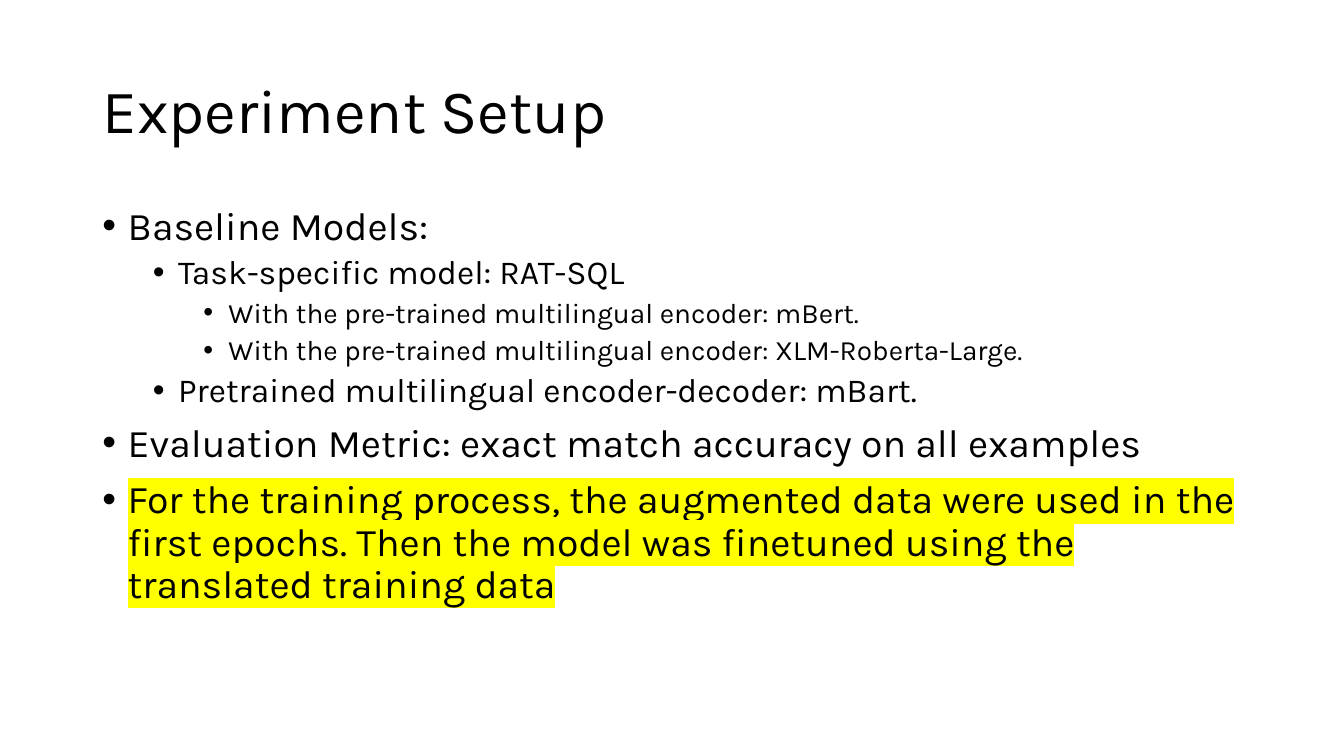
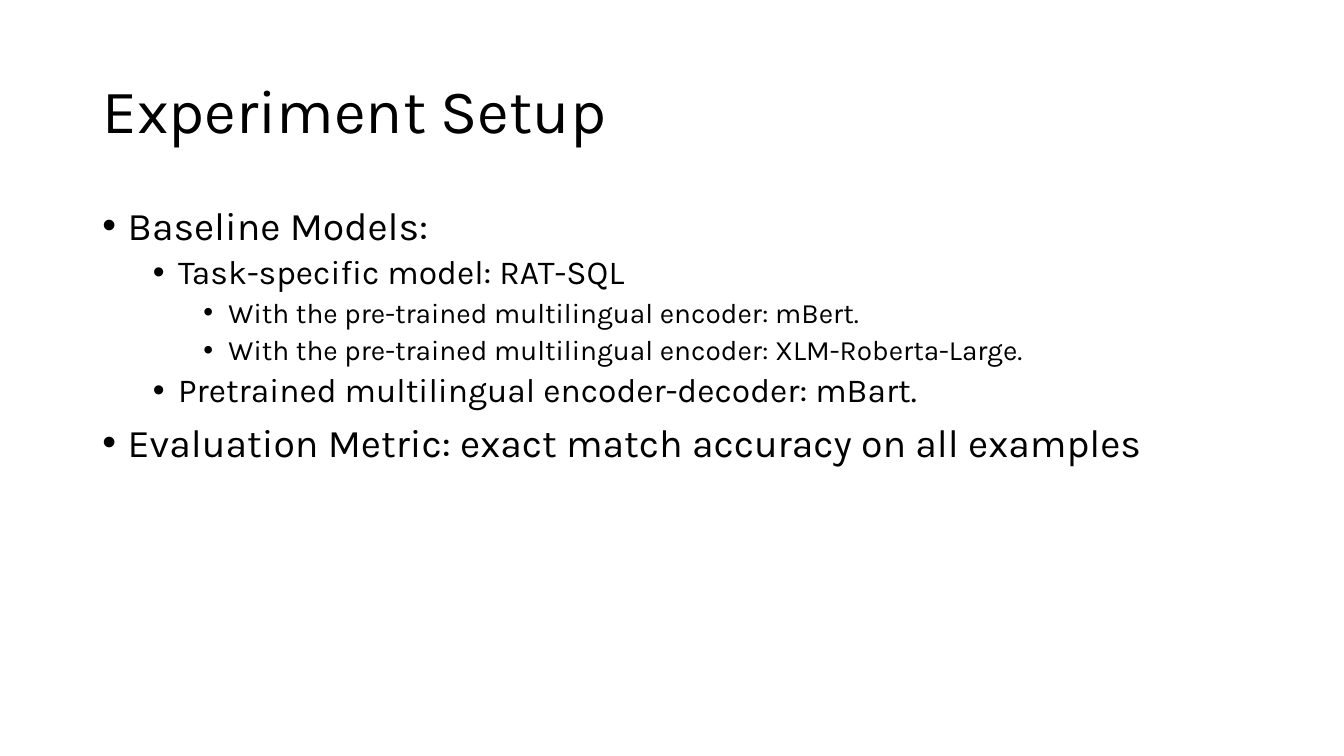
Before and after one commit to giannisfourfouris/Database-Systems, a slide deck: slide 10 of Presentation/MultiSpider_Presentation.pptx. Drawn at 1344x756 pixels with LibreOffice and Linux fonts; fonts in the diff are those of the drawing. Boxes give left, top, right and bottom in pixels: in the first picture for what was removed or moved away, otherwise in the second. Text is boxed around its words. In the diff, an @@ line names an element or a change of style, - is before the commit and + after.

```diff
--- a/Presentation/MultiSpider_Presentation.pptx
+++ b/Presentation/MultiSpider_Presentation.pptx
@@ text at box(128, 486, 1234, 608): paragraph removed @@
-• For the training process, the augmented data were used in the first epochs. Then the model was finetuned using the translated training data
```
Also in this commit, not shown: 1 other slide changed, 1 slide added.
